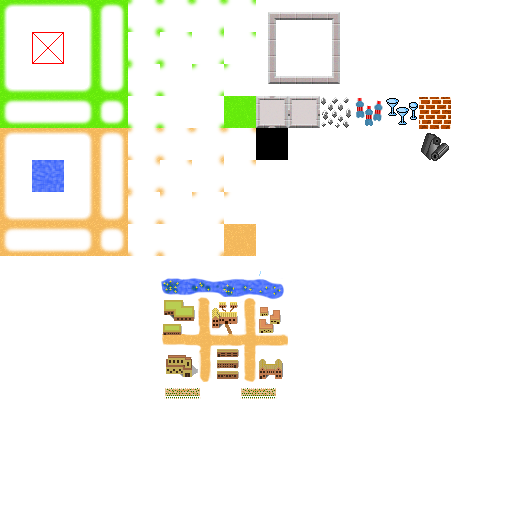
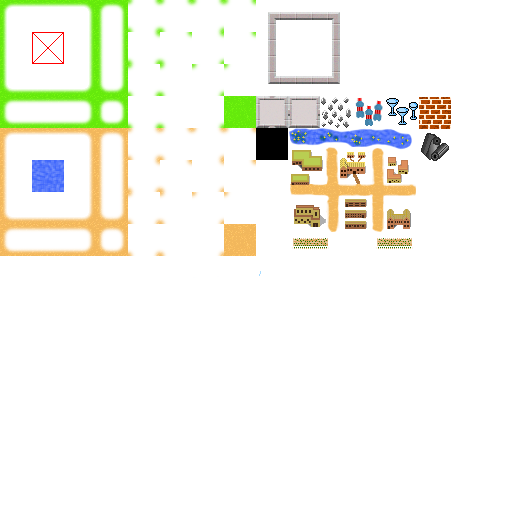
The second 512 x 512 image is a revision of the first. Changes to its layers:
painted on "Laag 16" over [left=161, top=128, right=416, bottom=399]
